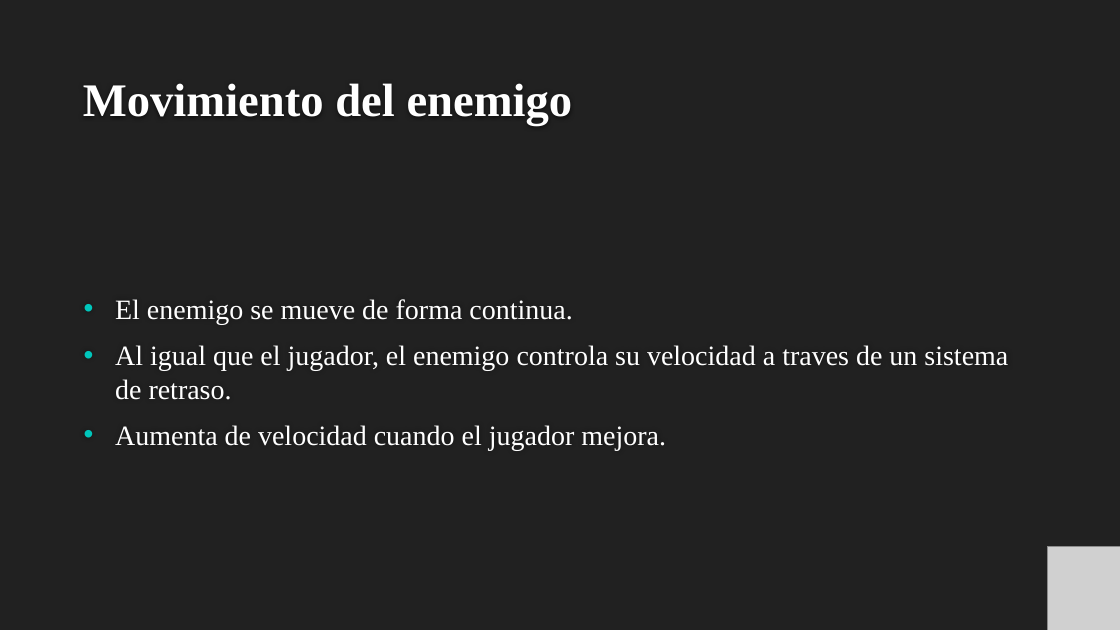
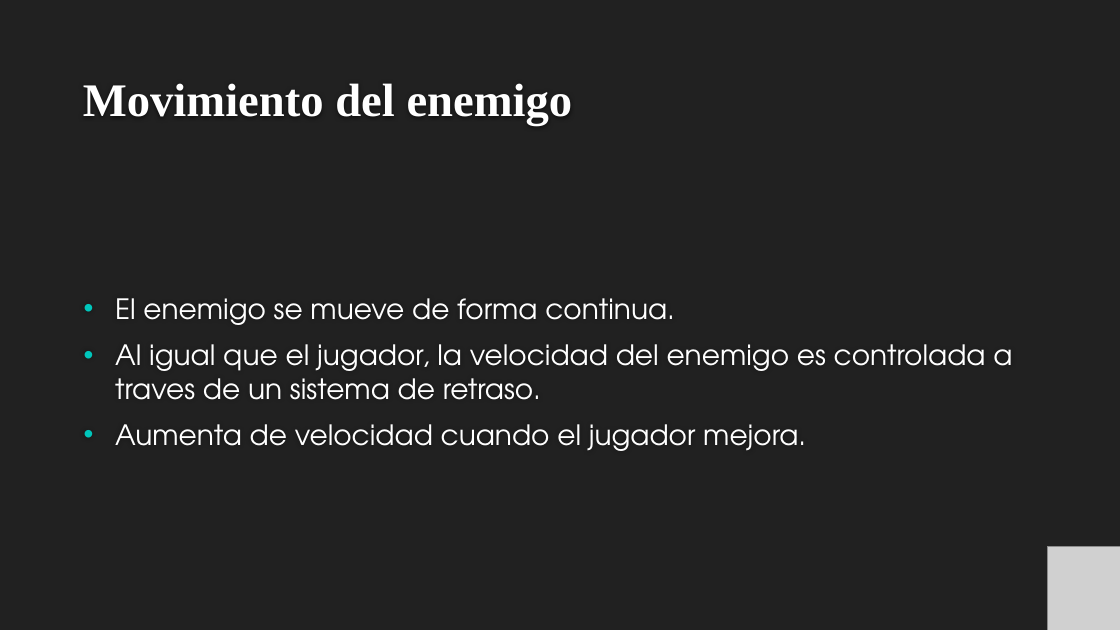
Before and after one commit to ValeriaAlmodovar/MiniProyectoCiic, a slide deck: slide 8 of Explicacion.pptx (slide 9 before the commit). Drawn at 1120x630 pixels with LibreOffice and Linux fonts; fonts in the diff are those of the drawing; grey boxes stand for pictures; background and template pictures are left out. Boxes give left, top, right and bottom in pixels: in the first picture for what was removed or moved away, otherwise in the second. Text is boxed around its words. In the diff, an @@ line names an element or a change of style, - is before the commit and + after.

Commit message:
Update Explicacion.pptx
Fixed small typos.

```diff
--- a/Explicacion.pptx
+++ b/Explicacion.pptx
@@ text at [115,298,806,451]: font Times New Roman to TeX Gyre Adventor in "El enemigo se mueve de forma continua.", "Aumenta de velocidad cuando el jugador mejora." @@
@@ text at [115,344,1012,400]: text changed; font Times New Roman to TeX Gyre Adventor @@
-• Al igual que el jugador, el enemigo controla su velocidad a traves de un sistema de retraso.
+• Al igual que el jugador, la velocidad del enemigo es controlada a traves de un sistema de retraso.
```
Also in this commit, not shown: 5 other slides changed.
